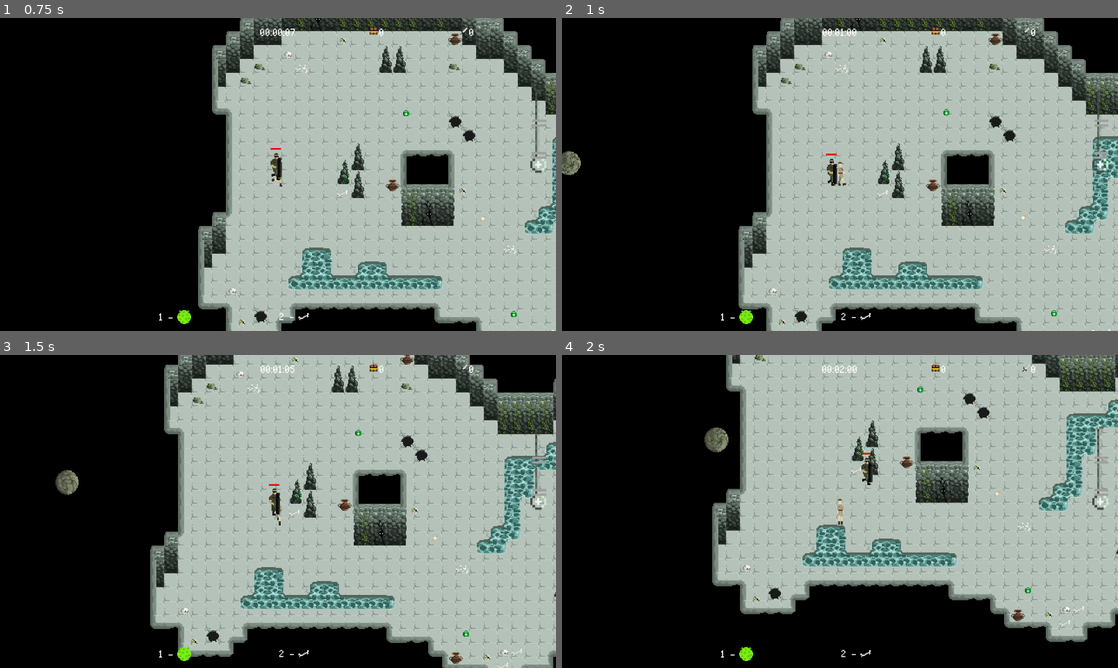
Above: before the commit, frames 1-4 (two rows, left to right).
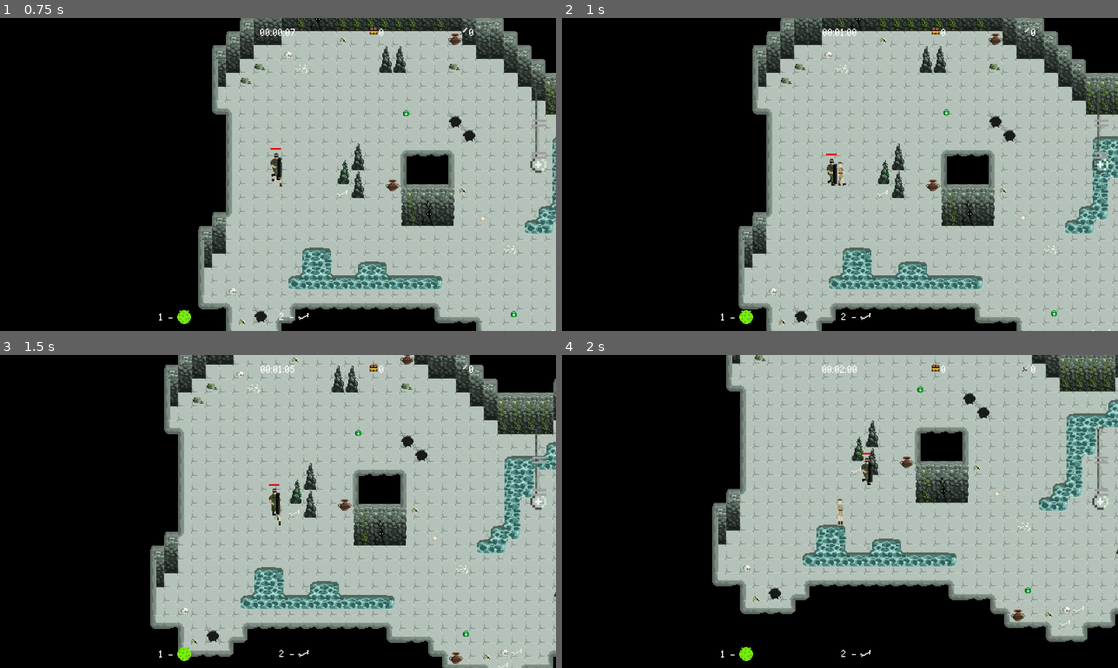
Above: after the commit, the same moments.

Repository: mirogon/Archaeology
Game: Godot game, scene res://Scenes/Main.tscn
The game is run twice, just before and just after one commit, with the same random seed, the same clock (stepped at 60 frames per second) and the same inputs.
Inputs (mouse positions are in pixels of both pictures, inside the frame that each line leads up to):
- Up to frame 1 (0.75 s): move the mouse to (400, 158) at 0.52 s; hold Right (ui_right) from 0.53 s (still down); tap F (action) at 0.6 s
- Up to frame 2 (1 s): keep holding Right (ui_right)
- Up to frame 3 (1.5 s): move the mouse to (166, 527) at 1.27 s; release Right (ui_right) at 1.28 s; hold Down (ui_down) from 1.28 s (still down); tap 1 at 1.35 s
- Up to frame 4 (2 s): keep holding Down (ui_down)

Frame 1 is identical in both runs. In frame 2, 0.2% of the frame differs, in the area x 0-4%, y 42-51%; in frame 3, 0.3%; in frame 4, 0.3%, in the area x 25-30%, y 23-32%.

Commit message:
UpgradeUi Sound

Diff:
--- a/Scenes/Player.tscn
+++ b/Scenes/Player.tscn
@@ -138,7 +138,7 @@
 z_index = 1
 frames = SubResource( 26 )
 animation = "Walk_Right"
-frame = 4
+frame = 2
 playing = true
 
 [node name="HealthSystem" parent="." instance=ExtResource( 3 )]
--- a/Scenes/Rooms/Room.tscn
+++ b/Scenes/Rooms/Room.tscn
@@ -823,9 +823,8 @@
 [node name="BoulderSpawner" parent="Spawner" instance=ExtResource( 3 )]
 position = Vector2( -1200, -26 )
 scene_to_spawn = ExtResource( 13 )
-min_interval_ms = 1
-max_interval_ms = 1999
-max_spawns = 1
+min_interval_ms = 30000
+max_interval_ms = 120000
 
 [node name="BoulderSpawner2" parent="Spawner" instance=ExtResource( 3 )]
 position = Vector2( -1202, 84 )
--- a/Scenes/Ui/UpgradeUi.tscn
+++ b/Scenes/Ui/UpgradeUi.tscn
@@ -15,6 +15,7 @@
 [ext_resource path="res://Asstes/UI/Upgrade_Screen/Plus_Pressed.png" type="Texture" id=13]
 [ext_resource path="res://Scripts/Ui/UpgradeContainer.gd" type="Script" id=14]
 [ext_resource path="res://Scripts/Ui/UpgradeUi.gd" type="Script" id=15]
+[ext_resource path="res://Asstes/Audio/Ui/sfx_menu_move1.wav" type="AudioStream" id=16]
 [ext_resource path="res://Asstes/UI/tresure.png" type="Texture" id=19]
 [ext_resource path="res://Asstes/Fonts/BitPotion.ttf" type="DynamicFontData" id=20]
 
@@ -660,5 +661,8 @@
 text = "RESET"
 flat = true
 
+[node name="UpgradeSound" type="AudioStreamPlayer" parent="."]
+stream = ExtResource( 16 )
+
 [connection signal="pressed" from="PlayButton" to="PlayButton" method="_on_PlayButton_pressed"]
 [connection signal="pressed" from="ResetButton" to="." method="_on_ResetButton_pressed"]
--- a/Scripts/Ui/UpgradeUi.gd
+++ b/Scripts/Ui/UpgradeUi.gd
@@ -16,6 +16,9 @@
 	$TreasureLabel.text = String(sum)
 
 func upgrade_button_pressed(upgrade_name):
+
+	$UpgradeSound.play()
+
 	match upgrade_name:
 		"soldier_health":
 			emit_signal("upgrade_soldier_health_button_pressed")
Not shown, added: Asstes/Audio/Ui/sfx_menu_move1.wav.import
Not shown, added: Asstes/Audio/Ui/sfx_menu_move3.wav.import
Not shown: 1 places in Scenes/Ui/UpgradeUi.tscn that only renumber resources
Not shown, added: Asstes/Audio/Ui/sfx_menu_move1.wav
Not shown, added: Asstes/Audio/Ui/sfx_menu_move3.wav
